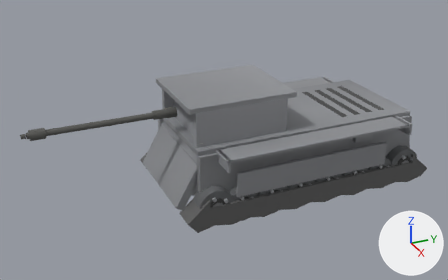
An edit to the glTF model client/assets/models/stug3.glb, drawn before and after from the same camera.
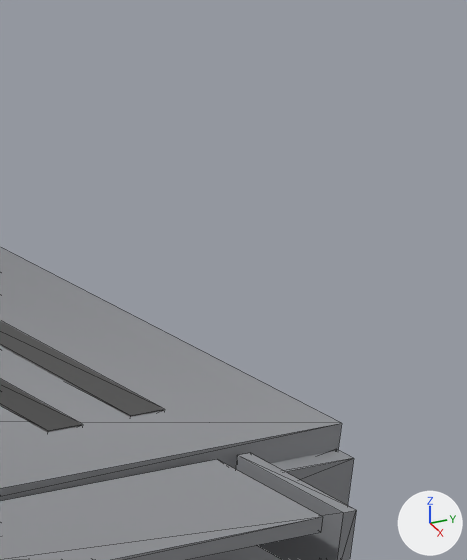
The first picture shows the older version from a 50 mm lens placed at (12.97, -7.54, 7.89), pointed at (0.17, -1.78, 1.49). The close-ups show the older and then the newer version on the part from 80% to 96% of the width and 18% to 47% of the height of that picture. Only the edits that show in the close-ups are written down. Arrows for +X, +Y and +Z are at lower right; the lights stay in place. The close-ups show mesh edges as thin lines. Where no turn or scale is listed for an object, it has been applied to the vertices. Vertices at exactly the same position are counted once.

The scene before the commit, as lines of its bpy script (objects in view):
```python
me_mesh_17 = bpy.data.meshes.new('Mesh_17')
me_mesh_17.from_pydata(...)  # 132 vertices, 208 faces; spans x -2.0..2.0, y -2.95..2.95, z 0.75..2.12
me_mesh_17.materials.append(mat_hullside_mat)
me_mesh_20 = bpy.data.meshes.new('Mesh_20')
me_mesh_20.from_pydata(...)  # 44 vertices, 76 faces; spans x -1.36..1.36, y 2.5..3.1, z 0.75..1.82
me_mesh_20.materials.append(mat_hullrear_mat)
me_mesh_21 = bpy.data.meshes.new('Mesh_21')
me_mesh_21.from_pydata(...)  # a box spanning x -1.36..1.36, y -2.95..2.95, z 1.79..1.91; a box spanning x -0.98..0.98, y 1.12..1.28, z 1.87..1.92; a box spanning x -0.98..0.98, y 1.5..1.66, z 1.87..1.92; a box spanning x -0.98..0.98, y 1.88..2.04, z 1.87..1.92; a box spanning x -0.98..0.98, y 2.26..2.42, z 1.87..1.92
me_mesh_21.materials.append(mat_hulltop_mat)
ob_hullrear = bpy.data.objects.new('hullRear', me_mesh_20)
ob_hullrear.location = (0.0, 0.0, 0.0)
ob_hullside = bpy.data.objects.new('hullSide', me_mesh_17)
ob_hullside.location = (0.0, 0.0, 0.0)
ob_hulltop = bpy.data.objects.new('hullTop', me_mesh_21)
ob_hulltop.location = (0.0, 0.0, 0.0)
```
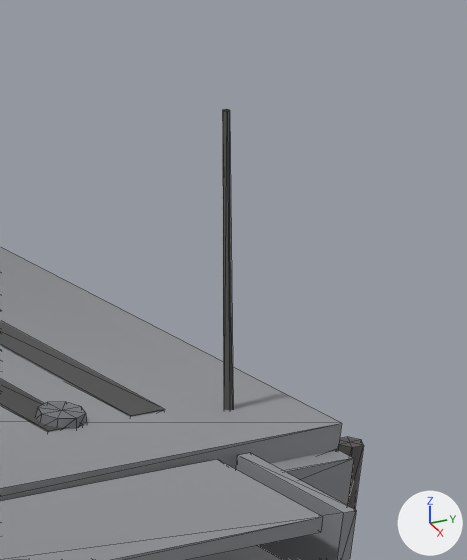
Changed parts and their boxes [x1, y1, x2, y2] in the close-ups (467 x 560 px):
'hullRear', reshaped (not visible before): after [223, 109, 364, 509]
part 1 of me_mesh_20, added: after [338, 437, 364, 509]
part 2 of me_mesh_20, added: after [223, 109, 233, 411]
part 3 of me_mesh_21, added: after [35, 402, 86, 429]

What changed in the scene script:
```text
Change me_mesh_20:
    used by ob_hullrear; location = (0.0, 0.0, 0.0)
    remove me_mesh_20.from_pydata(...)  # 44 vertices, 76 faces; spans x -1.36..1.36, y 2.5..3.1, z 0.75..1.82
    add me_mesh_20.from_pydata(...)  # 156 vertices, 268 faces; spans x -1.36..1.36, y 2.5..3.28, z 0.75..3.1
    me_mesh_20 part 1: a new loose piece, a 6-sided cylinder along z spanning x 1.149..1.244, y 3.095..3.205, z 1.404..1.744, in mat_hullrear_mat
    me_mesh_20 part 2: 12 vertices added at x 0.98..1.09, y 2.52..2.68, z 1.75..3.1
    other edits to the shape of me_mesh_20 do not show in these pictures
Change me_mesh_21:
    used by ob_hulltop; location = (0.0, 0.0, 0.0)
    remove me_mesh_21.from_pydata(...)  # 40 vertices, 60 faces; spans x -1.36..1.36, y -2.95..2.95, z 1.79..1.92
    add me_mesh_21.from_pydata(...)  # 76 vertices, 124 faces; spans x -1.36..1.36, y -2.95..2.95, z 1.79..1.96
    me_mesh_21 part 3: a new loose piece, an 8-sided cut cone along z (radius 0.1 at the low end, 0.09 at the high end) spanning x 0.798..0.998, y 1.9..2.1, z 1.895..1.955, in mat_hulltop_mat
    other edits to the shape of me_mesh_21 do not show in these pictures
```
